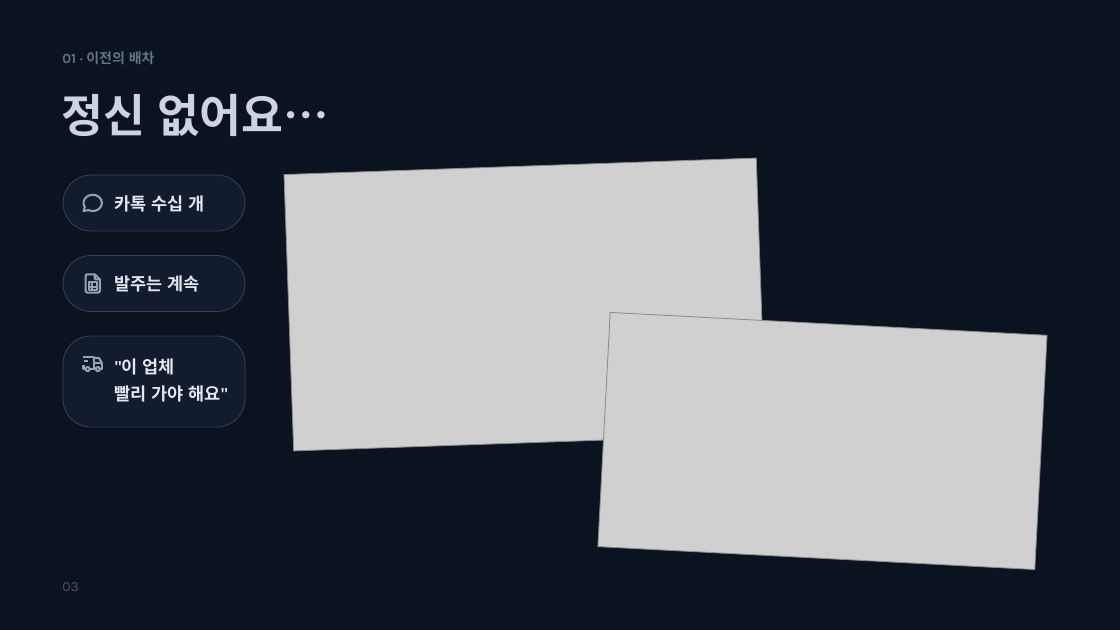
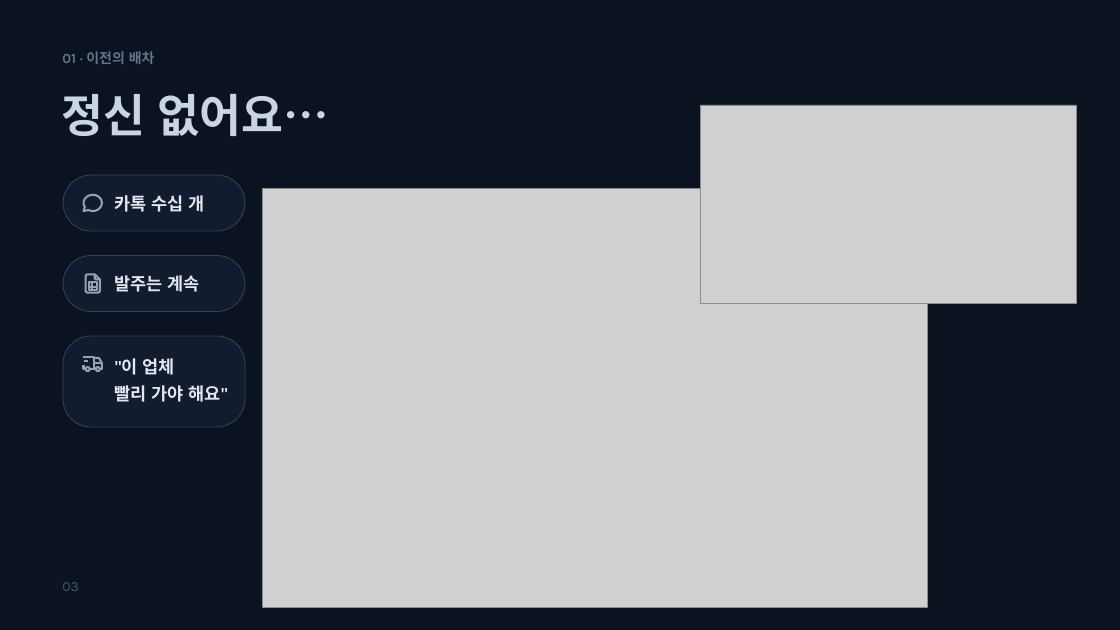
Before and after one commit to carssum82/yerim-easy, a slide deck: slide 3 of 발표자료/최종_다크_12장_완성.pptx. Drawn at 1120x630 pixels with LibreOffice and Linux fonts; fonts in the diff are those of the drawing; grey boxes stand for pictures. Boxes give left, top, right and bottom in pixels: in the first picture for what was removed or moved away, otherwise in the second. Text is boxed around its words. In the diff, an @@ line names an element or a change of style, - is before the commit and + after.

```diff
--- a/발표자료/최종_다크_12장_완성.pptx
+++ b/발표자료/최종_다크_12장_완성.pptx
@@ picture added at (700, 105, 1076, 303) @@
@@ picture at (262, 188, 928, 607): rotation 358 to 0 degrees @@
@@ picture removed at (598, 312, 1048, 569) @@
```
Also in this commit, not shown: 4 other files.
